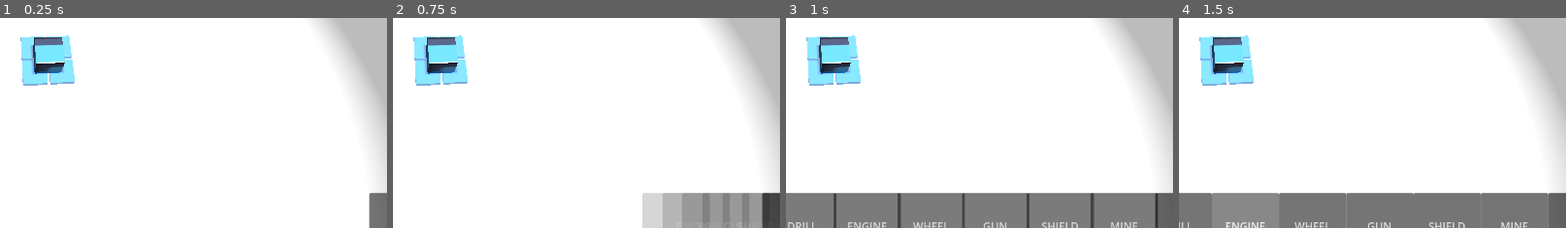
Above: before the commit, frames 1-4 (left to right).
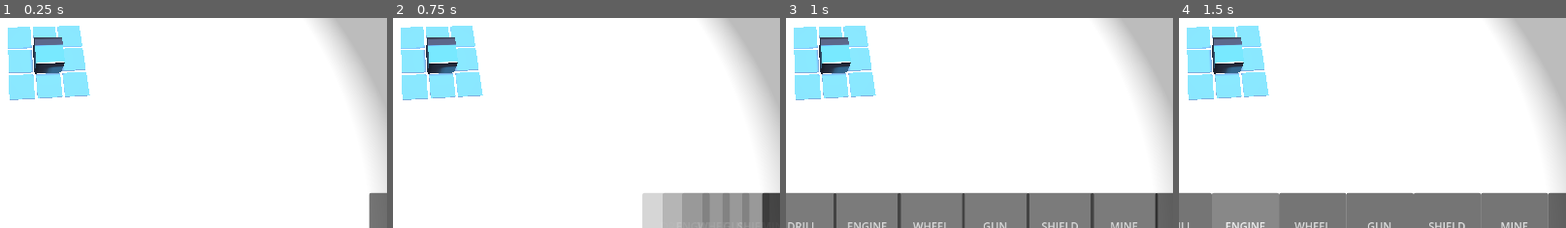
Above: after the commit, the same moments.

Repository: HedgeLizards/major
Game: Godot game, scene res://scenes/world.tscn
Same seed, same stepped clock (60 frames per second), same inputs: the game is played once before the commit and once after it. The engine's default icon, where the game draws it, is replaced by a stand-in: a white triangle on a blue panel in a dark square.
Inputs:
- Up to frame 1 (0.25 s): no input
- Up to frame 2 (0.75 s): click "BUILD" at 0.5 s
- Up to frame 3 (1 s): no input
- Up to frame 4 (1.5 s): click "ENGINE" at 1.25 s
The pictures show only the part of the screen within x 44-94%, y 42-92%; the shares and areas given below are measured in that part.

The runs differ from the first frame. In frame 1, 4.1% of the frame differs, in the area x 2-24%, y 3-40%; in frame 2, 4.1%; in frame 3, 4.1%; in frame 4, 4.1%.

Commit message:
Add a proper grid system to Vehicle

Diff:
--- /dev/null
+++ b/code/Placeholder.gd
@@ -0,0 +1,4 @@
+extends MeshInstance3D
+
+func _ready():
+	set_surface_override_material(0, get_surface_override_material(0).duplicate())
--- a/code/Vehicle.gd
+++ b/code/Vehicle.gd
@@ -1,10 +1,32 @@
 extends Node3D
 
-var hovered_cell
+var Placeholder = preload('res://scenes/placeholder.tscn')
+var core_row = 1
+var core_column = 1
+var hovered_row
+var hovered_column
 var forward_speed := 5
 var rotation_speed := 1.0 * PI
 
+@onready var grid = [
+	[null, null, null],
+	[null, $Body/Engine, null],
+	[null, null, null],
+]
 @onready var camera = $Camera3D
+
+func _ready():
+	for r in grid.size():
+		for c in grid[0].size():
+			if grid[r][c] == null:
+				var placeholder = Placeholder.instantiate()
+
+				grid[r][c] = placeholder
+
+				placeholder.position.z = r - core_row
+				placeholder.position.x = c - core_column
+
+				$Body.add_child(placeholder)
 
 func _unhandled_input(event):
 	if !event is InputEventMouseMotion:
@@ -15,29 +37,32 @@
 		camera.project_ray_origin(mouse_position),
 		camera.project_ray_normal(mouse_position)
 	)
-	var new_hovered_cell
+	var new_hovered_row
+	var new_hovered_column
 
-	if intersection_point == null:
-		pass
-	elif intersection_point.x >= -1 && intersection_point.x < 0 && intersection_point.z >= -1 && intersection_point.z < 0:
-		new_hovered_cell = 1
-	elif intersection_point.x >= 0 && intersection_point.x < 1 && intersection_point.z >= -1 && intersection_point.z < 0:
-		new_hovered_cell = 2
-	elif intersection_point.x >= 0 && intersection_point.x < 1 && intersection_point.z >= 0 && intersection_point.z < 1:
-		new_hovered_cell = 3
-	elif intersection_point.x >= -1 && intersection_point.x < 0 && intersection_point.z >= 0 && intersection_point.z < 1:
-		new_hovered_cell = 4
+	if intersection_point != null:
+		intersection_point = (intersection_point - position).rotated(Vector3.UP, -$Body.rotation.y)
 
-	if new_hovered_cell == hovered_cell:
+		new_hovered_row = floor(intersection_point.z + 0.5) + core_row
+		new_hovered_column = floor(intersection_point.x + 0.5) + core_column
+
+		if new_hovered_row < 0 || new_hovered_row >= grid.size() || \
+			new_hovered_column < 0 || new_hovered_column >= grid[0].size() || \
+			grid[new_hovered_row][new_hovered_column].name == 'Core':
+			new_hovered_row = null
+			new_hovered_column = null
+
+	if new_hovered_row == hovered_row && new_hovered_column == hovered_column:
 		return
 
-	if hovered_cell != null:
-		get_node("Body/Cell%d" % hovered_cell).get_surface_override_material(0).albedo_color = Color(0, 0.5, 1, 0.5)
+	if hovered_row != null:
+		grid[hovered_row][hovered_column].get_surface_override_material(0).albedo_color = Color(0, 0.5, 1, 0.5)
 
-	hovered_cell = new_hovered_cell
+	hovered_row = new_hovered_row
+	hovered_column = new_hovered_column
 
-	if hovered_cell != null:
-		get_node("Body/Cell%d" % hovered_cell).get_surface_override_material(0).albedo_color = Color(1, 0.5, 0, 0.5)
+	if hovered_row != null:
+		grid[hovered_row][hovered_column].get_surface_override_material(0).albedo_color = Color(1, 0.5, 0, 0.5)
 
 
 func _physics_process(delta: float):
--- a/project.godot
+++ b/project.godot
@@ -17,7 +17,7 @@
 
 [display]
 
-window/size/mode=4
+window/size/mode=3
 
 [input]
 
--- /dev/null
+++ b/scenes/engine.tscn
@@ -0,0 +1,12 @@
+[gd_scene load_steps=4 format=3 uid="uid://c3bkqnsp2ha6r"]
+
+[ext_resource type="Texture2D" uid="uid://0sr0a0kr4dta" path="res://icon.svg" id="1_e2klx"]
+
+[sub_resource type="BoxMesh" id="BoxMesh_jw625"]
+
+[sub_resource type="StandardMaterial3D" id="StandardMaterial3D_7shco"]
+albedo_texture = ExtResource("1_e2klx")
+
+[node name="Engine" type="MeshInstance3D"]
+mesh = SubResource("BoxMesh_jw625")
+surface_material_override/0 = SubResource("StandardMaterial3D_7shco")
--- /dev/null
+++ b/scenes/placeholder.tscn
@@ -0,0 +1,15 @@
+[gd_scene load_steps=4 format=3 uid="uid://bum7r75uny8oo"]
+
+[ext_resource type="Script" path="res://code/Placeholder.gd" id="1_turak"]
+
+[sub_resource type="BoxMesh" id="BoxMesh_ga8bv"]
+size = Vector3(0.9, 0.2, 0.9)
+
+[sub_resource type="StandardMaterial3D" id="StandardMaterial3D_nvnn2"]
+transparency = 1
+albedo_color = Color(0, 0.501961, 1, 0.501961)
+
+[node name="Placeholder" type="MeshInstance3D"]
+mesh = SubResource("BoxMesh_ga8bv")
+surface_material_override/0 = SubResource("StandardMaterial3D_nvnn2")
+script = ExtResource("1_turak")
--- a/scenes/vehicle.tscn
+++ b/scenes/vehicle.tscn
@@ -1,31 +1,7 @@
-[gd_scene load_steps=10 format=3 uid="uid://dukdcih3ch01f"]
+[gd_scene load_steps=3 format=3 uid="uid://dukdcih3ch01f"]
 
-[ext_resource type="Texture2D" uid="uid://0sr0a0kr4dta" path="res://icon.svg" id="1_fsdsb"]
 [ext_resource type="Script" path="res://code/Vehicle.gd" id="2_ewdcd"]
-
-[sub_resource type="BoxMesh" id="BoxMesh_jw625"]
-
-[sub_resource type="StandardMaterial3D" id="StandardMaterial3D_7shco"]
-albedo_texture = ExtResource("1_fsdsb")
-
-[sub_resource type="BoxMesh" id="BoxMesh_ga8bv"]
-size = Vector3(0.9, 0.2, 0.9)
-
-[sub_resource type="StandardMaterial3D" id="StandardMaterial3D_jcd57"]
-transparency = 1
-albedo_color = Color(0, 0.501961, 1, 0.501961)
-
-[sub_resource type="StandardMaterial3D" id="StandardMaterial3D_6xa04"]
-transparency = 1
-albedo_color = Color(0, 0.501961, 1, 0.501961)
-
-[sub_resource type="StandardMaterial3D" id="StandardMaterial3D_ohfkx"]
-transparency = 1
-albedo_color = Color(0, 0.501961, 1, 0.501961)
-
-[sub_resource type="StandardMaterial3D" id="StandardMaterial3D_044sg"]
-transparency = 1
-albedo_color = Color(0, 0.501961, 1, 0.501961)
+[ext_resource type="PackedScene" uid="uid://c3bkqnsp2ha6r" path="res://scenes/engine.tscn" id="2_qp2py"]
 
 [node name="Vehicle" type="Node3D"]
 script = ExtResource("2_ewdcd")
@@ -35,34 +11,8 @@
 
 [node name="Body" type="Node3D" parent="."]
 
-[node name="MeshInstance3D" type="MeshInstance3D" parent="Body"]
+[node name="Engine" parent="Body" instance=ExtResource("2_qp2py")]
 transform = Transform3D(1, 0, 0, 0, 1, 0, 0, 0, 1, 0, 0.5, 0)
-mesh = SubResource("BoxMesh_jw625")
-surface_material_override/0 = SubResource("StandardMaterial3D_7shco")
-
-[node name="Cell1" type="MeshInstance3D" parent="Body"]
-transform = Transform3D(1, 0, 0, 0, 1, 0, 0, 0, 1, -0.5, 0.1, -0.5)
-mesh = SubResource("BoxMesh_ga8bv")
-skeleton = NodePath("")
-surface_material_override/0 = SubResource("StandardMaterial3D_jcd57")
-
-[node name="Cell2" type="MeshInstance3D" parent="Body"]
-transform = Transform3D(1, 0, 0, 0, 1, 0, 0, 0, 1, 0.5, 0.1, -0.5)
-mesh = SubResource("BoxMesh_ga8bv")
-skeleton = NodePath("")
-surface_material_override/0 = SubResource("StandardMaterial3D_6xa04")
-
-[node name="Cell3" type="MeshInstance3D" parent="Body"]
-transform = Transform3D(1, 0, 0, 0, 1, 0, 0, 0, 1, 0.5, 0.1, 0.5)
-mesh = SubResource("BoxMesh_ga8bv")
-skeleton = NodePath("")
-surface_material_override/0 = SubResource("StandardMaterial3D_ohfkx")
-
-[node name="Cell4" type="MeshInstance3D" parent="Body"]
-transform = Transform3D(1, 0, 0, 0, 1, 0, 0, 0, 1, -0.5, 0.1, 0.5)
-mesh = SubResource("BoxMesh_ga8bv")
-skeleton = NodePath("")
-surface_material_override/0 = SubResource("StandardMaterial3D_044sg")
 
 [node name="OmniLight3D" type="OmniLight3D" parent="."]
 transform = Transform3D(1, 0, 0, 0, 1, 0, 0, 0, 1, 0, 5, 0)
Not shown, changed: export_presets.cfg
